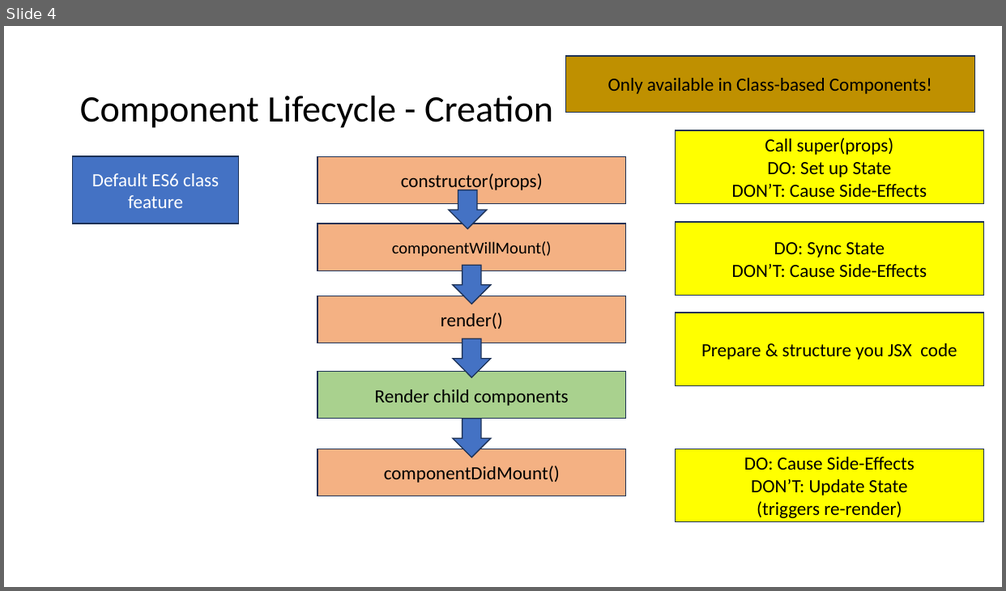
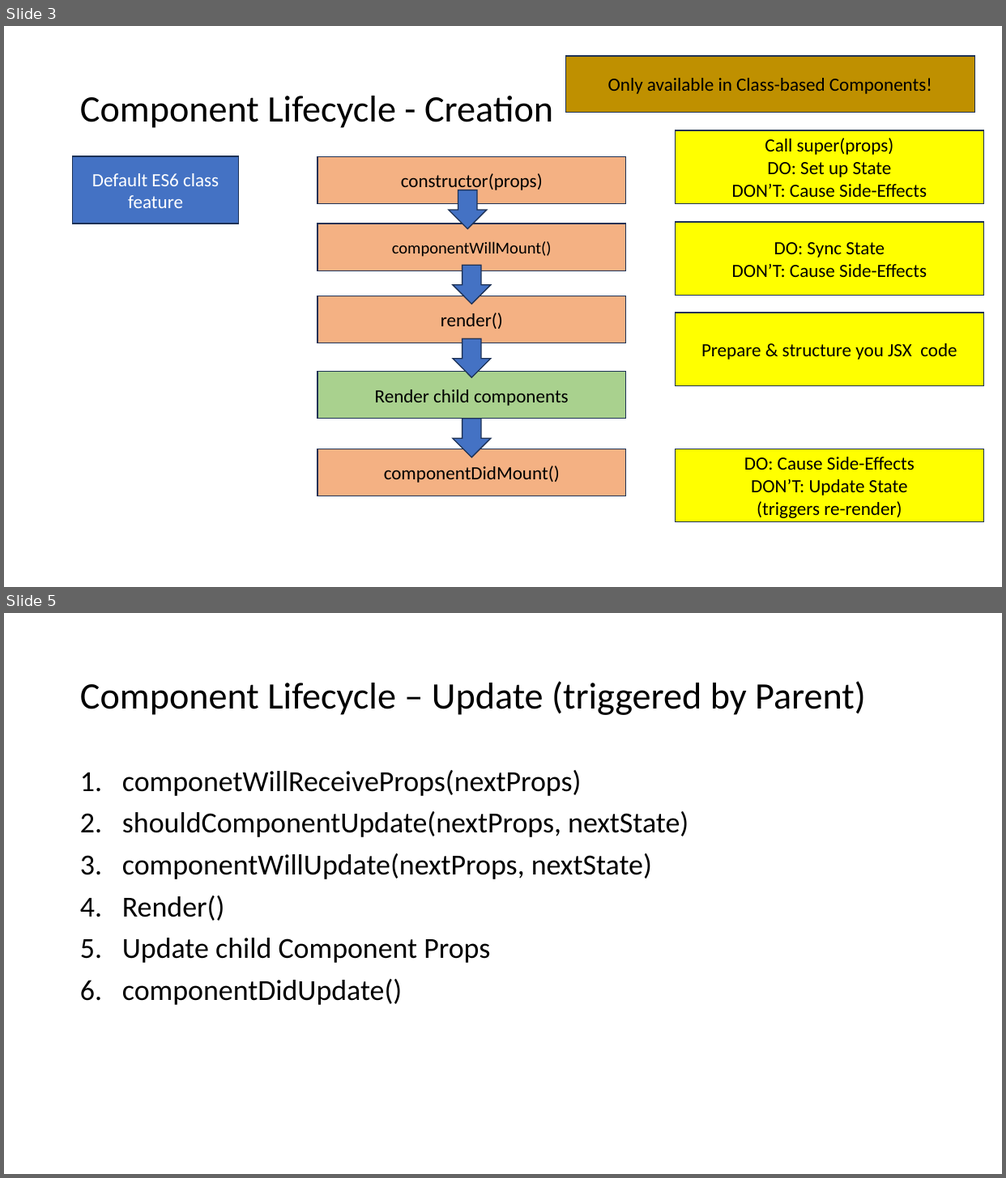
Before and after one commit to PiyushChaturvedii/Batch04, a slide deck: Http.pptx. Shown one above the other, each under a label of ours: slide 4 before the commit, slides 3 and 5 after it; the slides between them are not shown. The pictures are 1006x591 and 1006x1178 pixels, drawn with LibreOffice and Linux fonts; fonts in the diff are those of the drawing. Boxes give left, top, right and bottom in pixels: in the first picture for what was removed or moved away, otherwise in the second. Text is boxed around its words. In the diff, an @@ line names an element or a change of style, - is before the commit and + after.

```diff
--- a/Http.pptx
+++ b/Http.pptx
@@ slide 5 added at box(4, 613, 1002, 1174), background #FFFFFF @@
@@ title added at box(80, 681, 866, 715), 36 pt, text #000000 @@
+Component Lifecycle – Update (triggered by Parent)
@@ text added at box(122, 770, 688, 1005), 28 pt, text #000000 @@
+1. componetWillReceiveProps(nextProps)
+2. shouldComponentUpdate(nextProps, nextState)
+3. componentWillUpdate(nextProps, nextState)
+4. Render()
+5. Update child Component Props
+6. componentDidUpdate()
@@ what was slide 4 is now slide 3 @@
```
Also in this commit, not shown: 1 slide changed, 56 other files.
